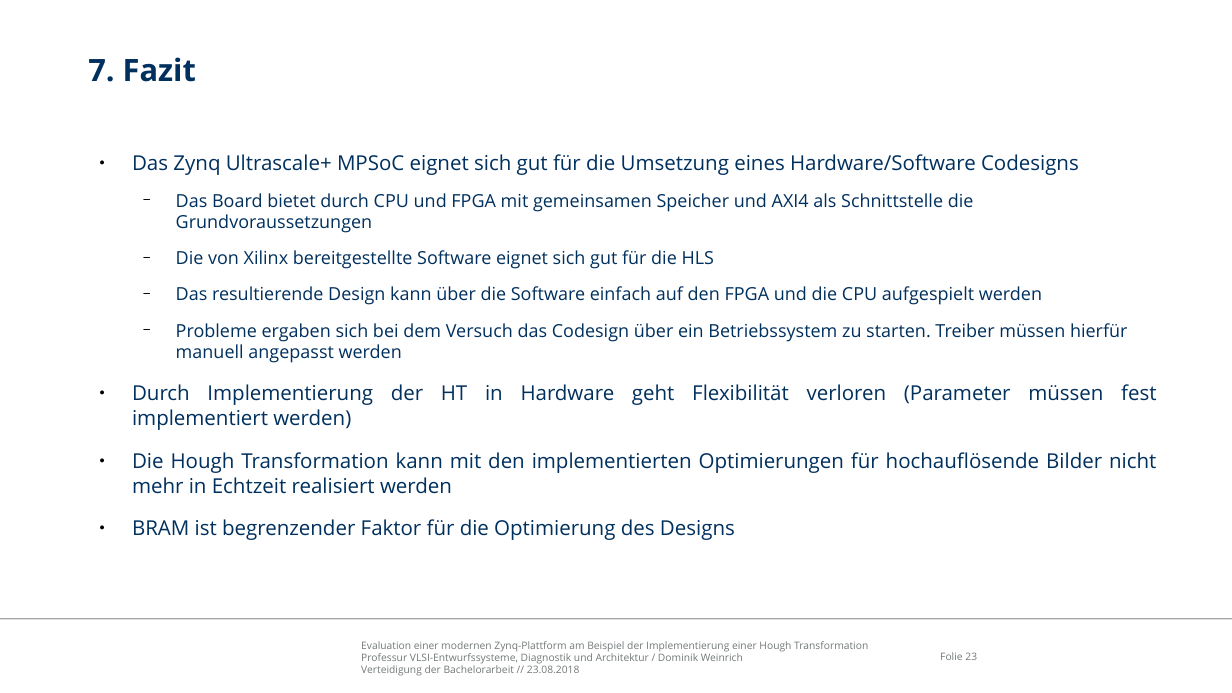
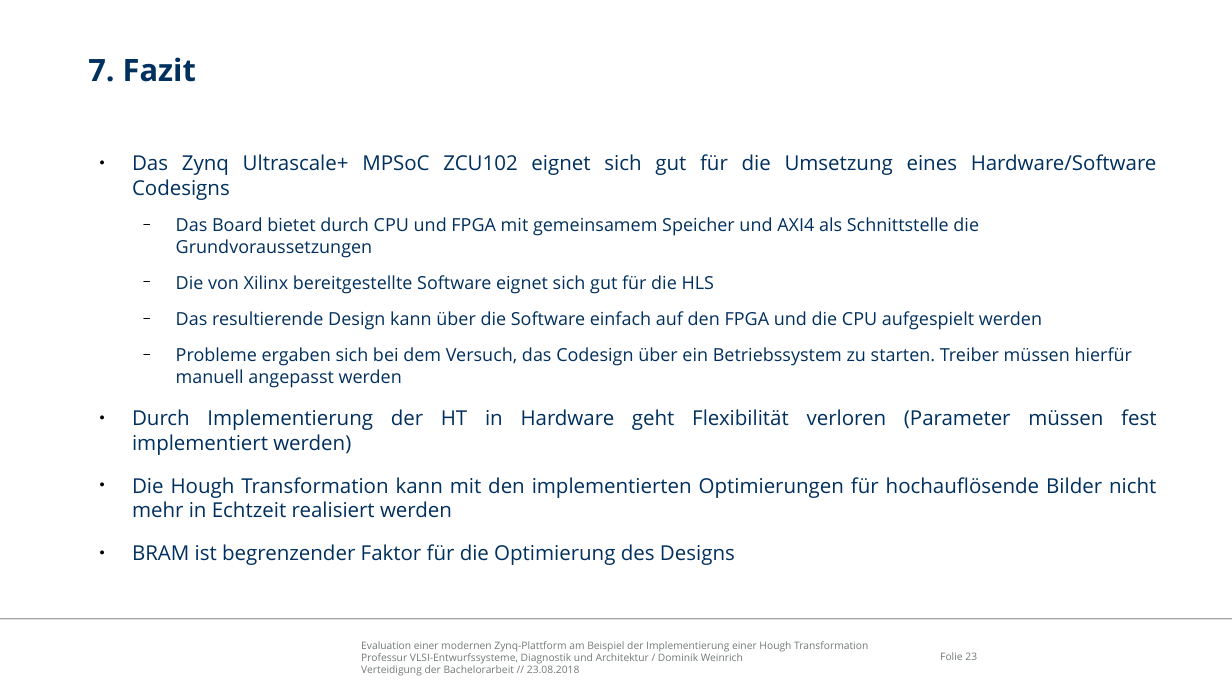
Before and after one commit to freeDom-/hough, a slide deck: slide 23 of Verteidigung/Verteidigung.odp. Drawn at 1232x693 pixels with LibreOffice and Linux fonts; fonts in the diff are those of the drawing; background and template pictures are left out. Boxes give left, top, right and bottom in pixels: in the first picture for what was removed or moved away, otherwise in the second. Text is boxed around its words. In the diff, an @@ line names an element or a change of style, - is before the commit and + after.

```diff
--- a/Verteidigung/Verteidigung.odp
+++ b/Verteidigung/Verteidigung.odp
@@ text at box(132, 154, 1157, 258): text changed @@
-● Das Zynq Ultrascale+ MPSoC eignet sich gut für die Umsetzung eines Hardware/Software Codesigns
-  − Das Board bietet durch CPU und FPGA mit gemeinsamen Speicher und AXI4 als Schnittstelle die Grundvoraussetzungen
+● Das Zynq Ultrascale+ MPSoC ZCU102 eignet sich gut für die Umsetzung eines Hardware/Software Codesigns
+  − Das Board bietet durch CPU und FPGA mit gemeinsamem Speicher und AXI4 als Schnittstelle die Grundvoraussetzungen
@@ text at box(176, 347, 1133, 388): text changed @@
-  − Probleme ergaben sich bei dem Versuch das Codesign über ein Betriebssystem zu starten. Treiber müssen hierfür manuell angepasst werden
+  − Probleme ergaben sich bei dem Versuch, das Codesign über ein Betriebssystem zu starten. Treiber müssen hierfür manuell angepasst werden
```
Also in this commit, not shown: 3 other slides changed, 1 other file.
